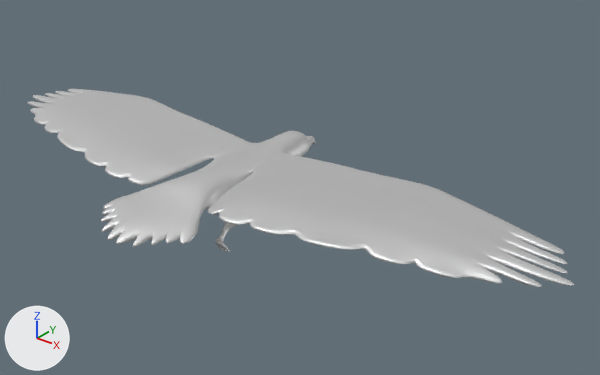
Two versions of the glTF model runtime/creatures/eagle.glb, one commit apart.
One viewpoint serves both versions: a 50 mm camera at (9.38, -10.71, 6.35) aimed at (1.0, -0.23, -0.15). Arrows for +X, +Y and +Z are at lower left; the lights stay in place. The older version comes first.

Script lines for the objects in view, before the commit:
```python
mat_beak = principled_material('Beak')
mat_beak.base_color = (0.8, 0.8, 0.8)  # white #e7e7e7
mat_beak.metallic = 1.0
mat_beak.roughness = 0.553
mat_wings = principled_material('Wings')
mat_wings.base_color = (0.8, 0.8, 0.8)  # white #e7e7e7
mat_wings.metallic = 1.0
mat_wings.roughness = 0.553
me_mesh = bpy.data.meshes.new('Mesh')
me_mesh.from_pydata(...)  # 12402 vertices, 24800 faces; spans x -6.22..6.24, y -2.2..2.95, z -0.99..0.48
# faces by material slot: [14416, 4608, 4432, 1344]
me_mesh.materials.append(mat_wings)  # white #e7e7e7
me_mesh.materials.append(mat_beak)  # white #e7e7e7
me_mesh.materials.append(mat_head)  # white #e7e7e7
me_mesh.materials.append(mat_claws)  # white #e7e7e7
ob_eagle = bpy.data.objects.new('Eagle', me_mesh)
ob_eagle.location = (-0.01, -1.48, -0.02)
```
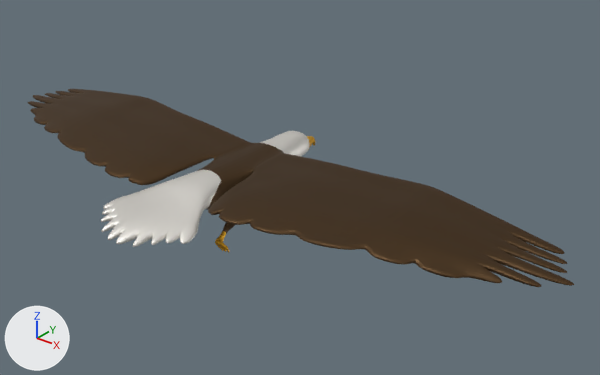
Changed parts and their boxes [x1, y1, x2, y2] in the pictures (600 x 375 px):
'Eagle', recoloured (white to brown)
    both: [28, 89, 574, 287]

What the commit changed:
Material 'Wings' (mat_wings) changes colour from white #e7e7e7 to brown #5b4630; in linear values from (0.8, 0.8, 0.8) to (0.105, 0.0612, 0.0296).
Material 'Beak' (mat_beak) changes colour from white #e7e7e7 to orange #e8b030; in linear values from (0.8, 0.8, 0.8) to (0.807, 0.434, 0.0296).
